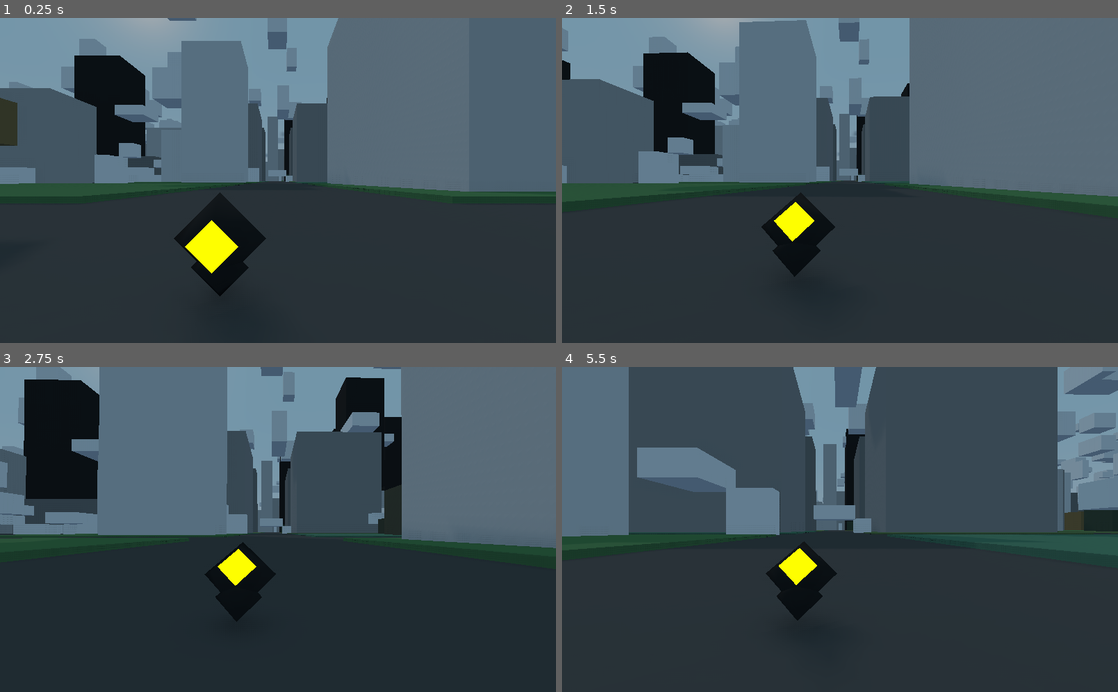
Above: before the commit, frames 1-4 (two rows, left to right).
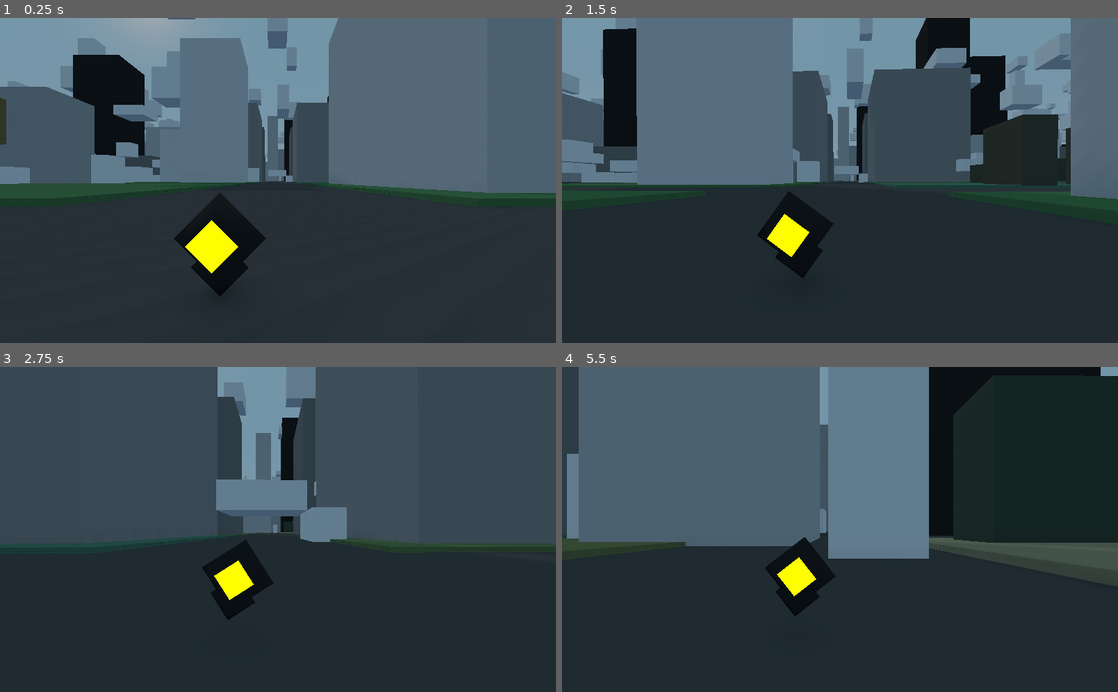
Above: after the commit, the same moments.

Repository: henriElana/Godot-Scripts
Game: Godot game, scene res://levels/Level0.tscn
The game is run twice, just before and just after one commit, with the same random seed, the same clock (stepped at 60 frames per second) and the same inputs. The project has no main scene, so this scene is started directly.
Inputs (mouse positions are in pixels of both pictures, inside the frame that each line leads up to):
- Up to frame 1 (0.25 s): no input
- Up to frame 2 (1.5 s): move the mouse to (867, 180) at 0.52 s; hold R (ui_up) from 0.53 s (still down); move the mouse to (812, 180) at 1.27 s
- Up to frame 3 (2.75 s): keep holding R (ui_up); move the mouse to (289, 523) at 2.02 s
- Up to frame 4 (5.5 s): keep holding R (ui_up); move the mouse to (834, 536) at 2.77 s; move the mouse to (878, 532) at 3.52 s; move the mouse to (795, 526) at 4.27 s; move the mouse to (845, 529) at 5.02 s

The runs differ from the first frame. In frame 1, 1.2% of the frame differs, in the area x 0-100%, y 0-56%; in frame 2, 30%; in frame 3, 46%; in frame 4, 50%, in the area x 0-100%, y 0-78%.

Commit message:
Add files via upload

Diff:
--- a/3D Game/levels/Level0.gd
+++ b/3D Game/levels/Level0.gd
@@ -2,8 +2,9 @@
 
 
 # Declare member variables here.
-var player = preload("res://player/Drone.tscn")
+var player = preload("res://player/Bird.tscn")
 var terrain_manager_script = preload("res://levels/plate_juggler.gd")
+var light = preload("res://lights/Day.tscn")
 var terrain_manager
 
 
@@ -16,6 +17,8 @@
 	terrain_manager.set_script(terrain_manager_script)
 	terrain_manager._ready()
 	terrain_manager.set_player(player)
+	light = light.instance()
+	add_child(light)
 
 # Called every frame. 'delta' is the elapsed time since the previous frame.
 #func _process(delta):
--- a/3D Game/levels/Level0.tscn
+++ b/3D Game/levels/Level0.tscn
@@ -4,13 +4,3 @@
 
 [node name="Level0" type="Spatial"]
 script = ExtResource( 2 )
-
-[node name="DirectionalLight" type="DirectionalLight" parent="."]
-transform = Transform( -0.32584, 0.874407, -0.3595, 0.517684, 0.483198, 0.706062, 0.791095, 0.0439562, -0.610112, 0, 0, 0 )
-light_color = Color( 0.82, 0.82, 0.82, 1 )
-light_energy = 0.2
-light_indirect_energy = 0.2
-shadow_enabled = true
-directional_shadow_blend_splits = true
-directional_shadow_depth_range = 1
-directional_shadow_max_distance = 150.0
